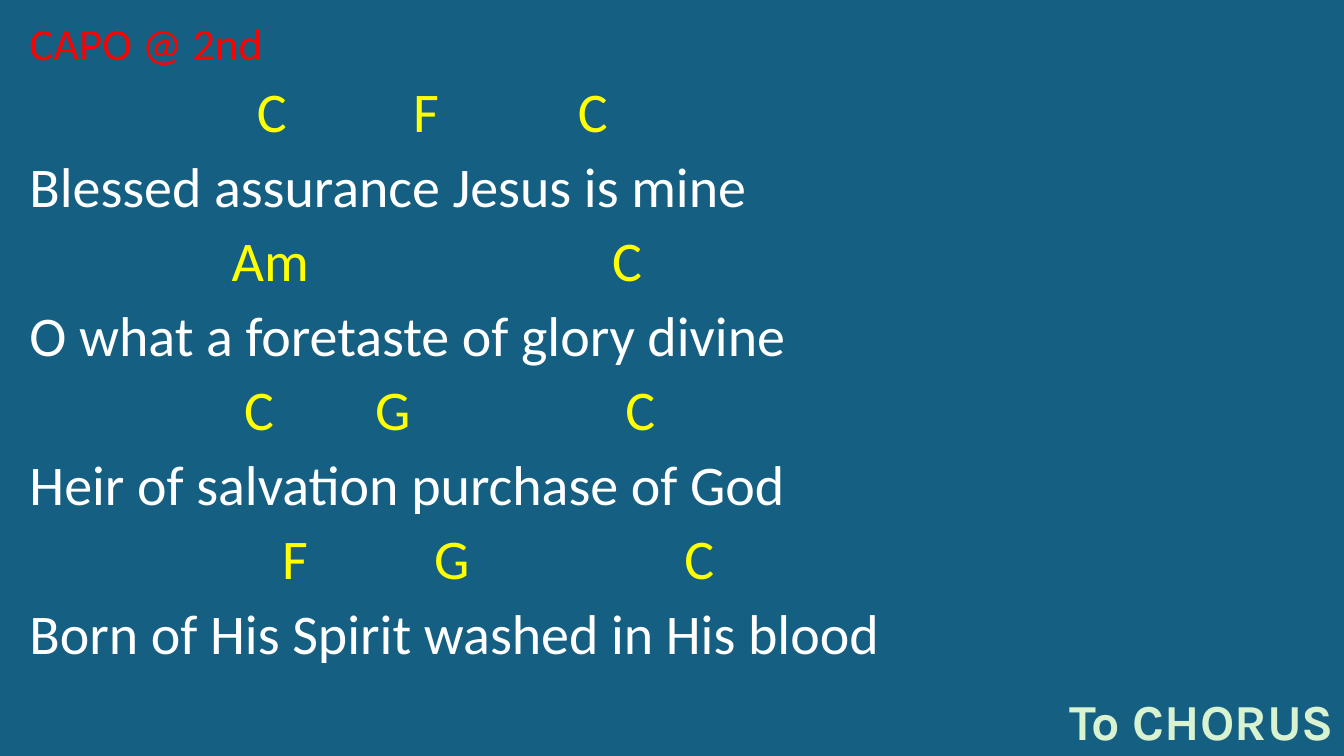
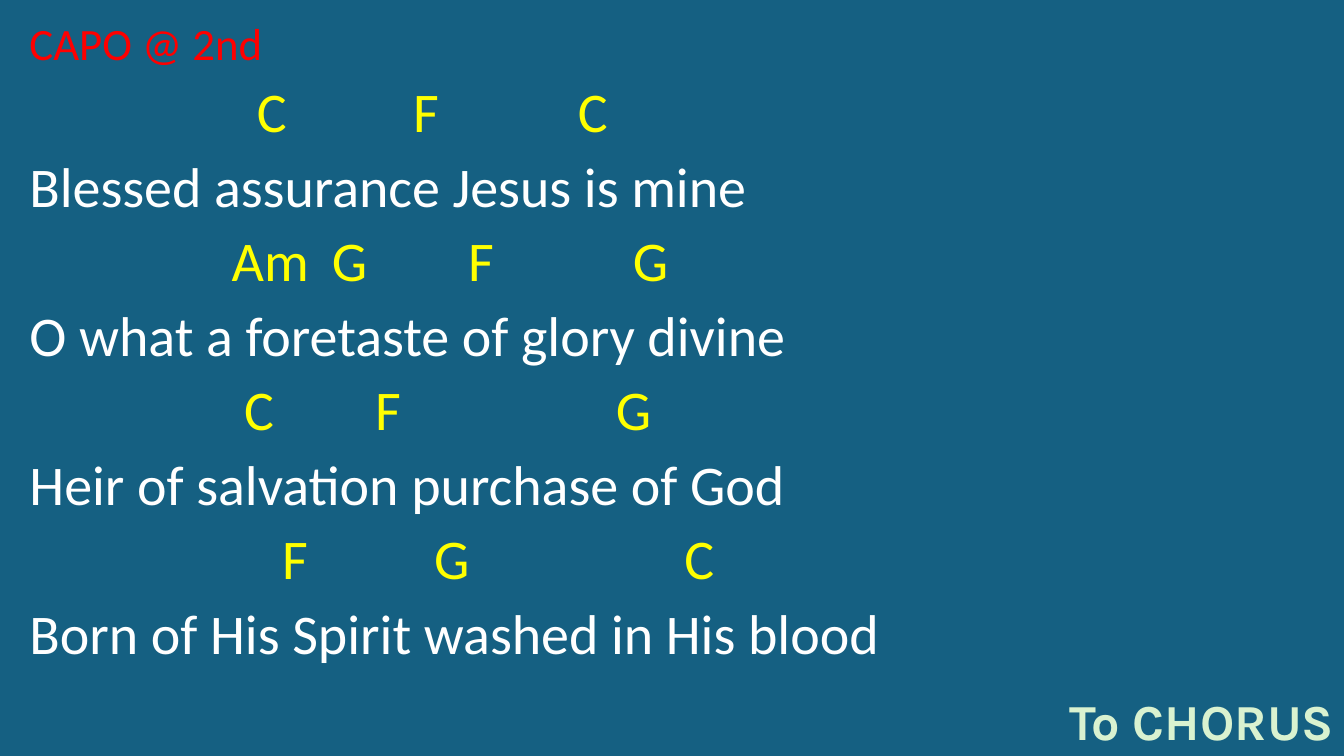
Before and after one commit to kendall412/worship, a slide deck: slide 2 of Blessed Assurance-CH.pptx. Drawn at 1344x756 pixels with LibreOffice and Linux fonts; fonts in the diff are those of the drawing. Boxes give left, top, right and bottom in pixels: in the first picture for what was removed or moved away, otherwise in the second. Text is boxed around its words. In the diff, an @@ line names an element or a change of style, - is before the commit and + after.

```diff
--- a/Blessed Assurance-CH.pptx
+++ b/Blessed Assurance-CH.pptx
@@ subtitle at (x1=232, y1=244, x2=668, y2=282): text changed @@
-Am C
+Am G F G
@@ subtitle at (x1=244, y1=393, x2=651, y2=431): text changed @@
-C G C
+C F G
```
Also in this commit, not shown: 5 other slides changed, 1 other file.
